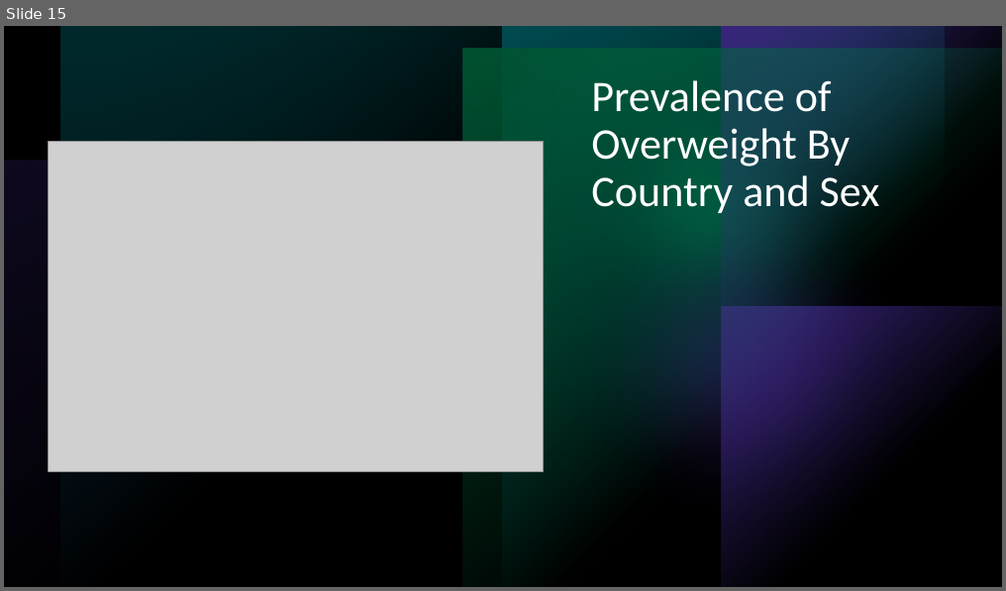
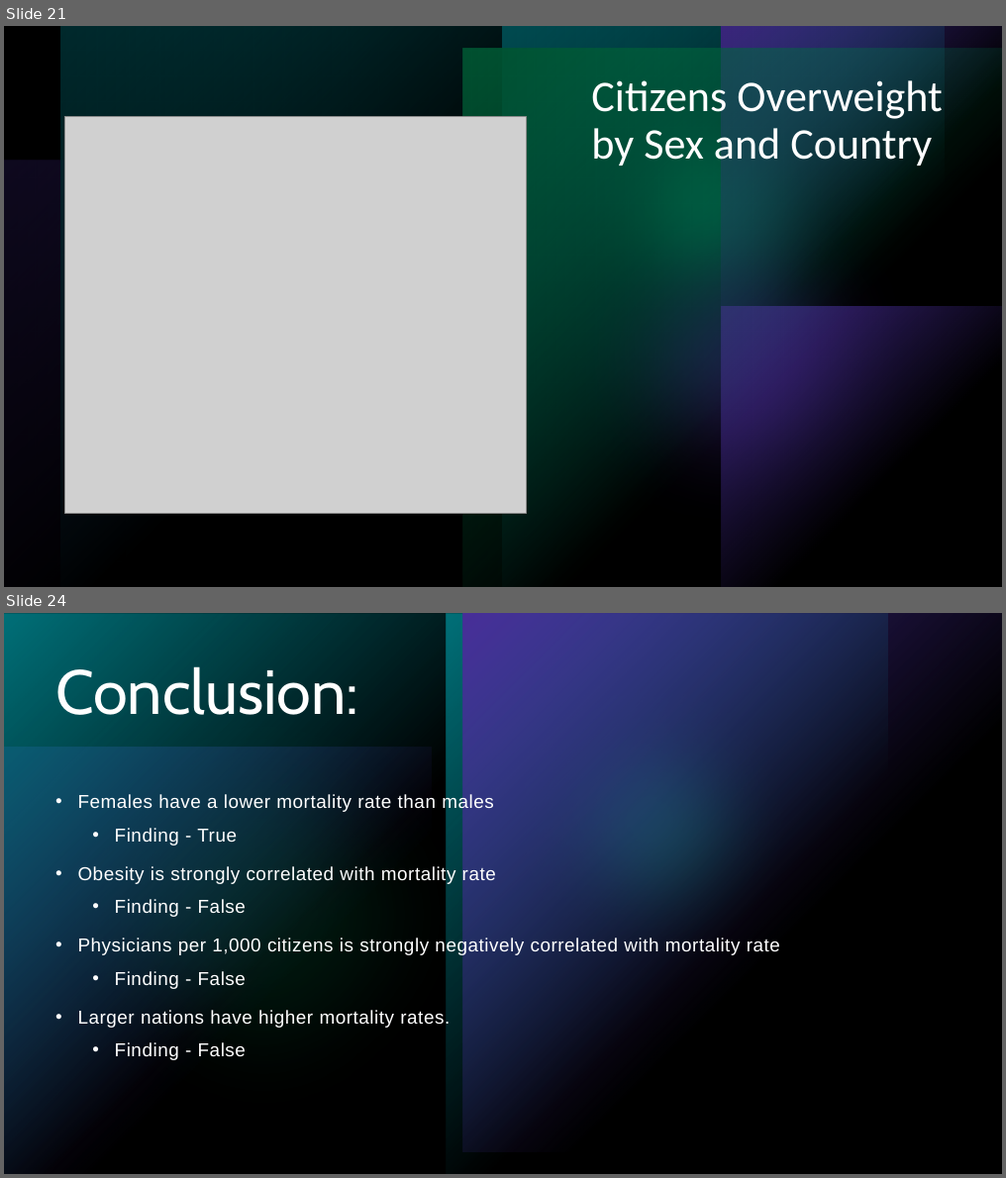
Before and after one commit to ralphy32/project_1, a slide deck: Project 1.pptx. Shown one above the other, each under a label of ours: slide 15 before the commit, slides 21 and 24 after it; the slides between them are not shown. The pictures are 1006x591 and 1006x1178 pixels, drawn with LibreOffice and Linux fonts; fonts in the diff are those of the drawing; grey boxes stand for pictures. Boxes give left, top, right and bottom in pixels: in the first picture for what was removed or moved away, otherwise in the second. Text is boxed around its words. In the diff, an @@ line names an element or a change of style, - is before the commit and + after.

```diff
--- a/Project 1.pptx
+++ b/Project 1.pptx
@@ slide 24 added at <box>4,613,1002,1174</box>, background #000000; not listed: 5 template elements that a slide beside it also shows @@
@@ rectangle added at <box>4,613,1002,1174</box>, fill #000000 at 40% opacity @@
@@ title added at <box>55,666,358,729</box>, 60 pt, text #FFFFFF @@
+Conclusion:
@@ ellipse added at <box>475,646,829,998</box>, fill #00D17D at 60% opacity @@
@@ text added at <box>78,794,780,1060</box>, 18 pt, text #FFFFFF @@
+• Females have a lower mortality rate than males
+  • Finding - True
+• Obesity is strongly correlated with mortality rate
+  • Finding - False
+• Physicians per 1,000 citizens is strongly negatively correlated with mortality rate
+  • Finding - False
+• Larger nations have higher mortality rates.
+  • Finding - False
@@ what was slide 15 is now slide 21 @@
@@ slide 21 changed as well @@
@@ title at <box>591,80,943,171</box>: text changed @@
-Prevalence of Overweight By Country and Sex
+Citizens Overweight by Sex and Country
@@ picture: place and size @@
-picture at <box>49,141,544,472</box>
+picture at <box>65,116,527,514</box>
```
Also in this commit, not shown: 11 other slides changed, 11 other slides added, 4 slides removed.
